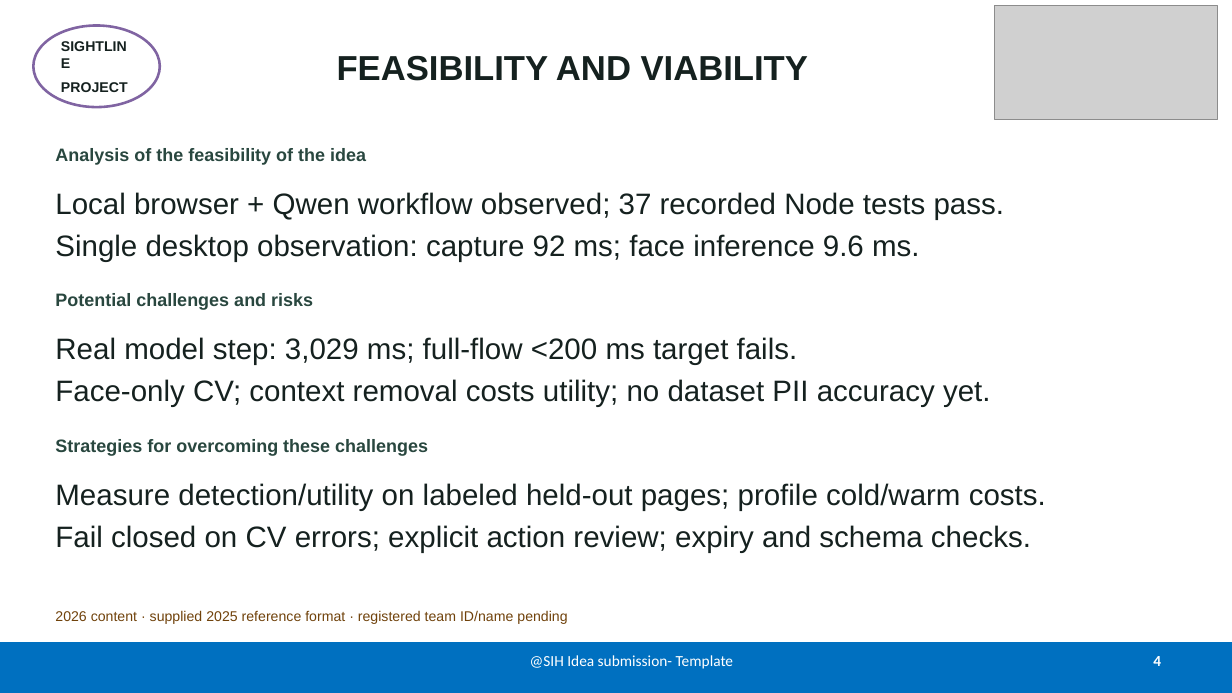
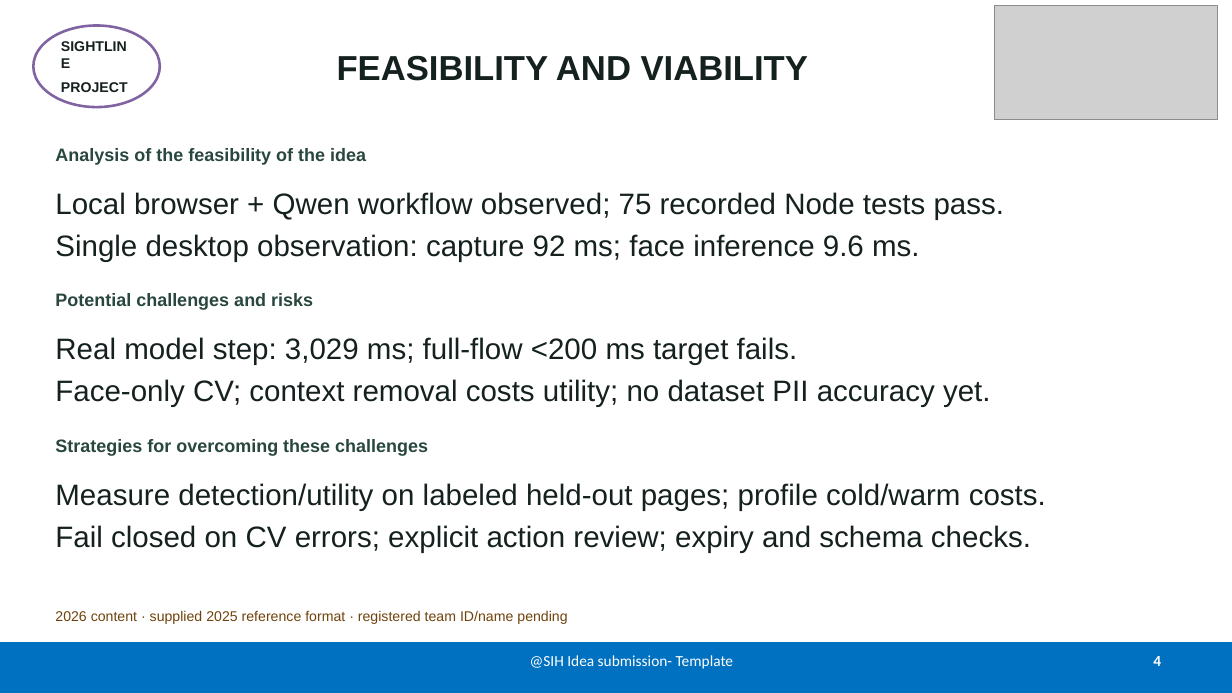
Before and after one commit to francisreubenr-rvu/sih-2026, a slide deck: slide 4 of Docs/submission-deck.pptx. Drawn at 1232x693 pixels with LibreOffice and Linux fonts; fonts in the diff are those of the drawing; grey boxes stand for pictures. Boxes give left, top, right and bottom in pixels: in the first picture for what was removed or moved away, otherwise in the second. Text is boxed around its words. In the diff, an @@ line names an element or a change of style, - is before the commit and + after.

```diff
--- a/Docs/submission-deck.pptx
+++ b/Docs/submission-deck.pptx
@@ text at bbox=[55, 192, 1005, 220]: text changed @@
-Local browser + Qwen workflow observed; 37 recorded Node tests pass.
+Local browser + Qwen workflow observed; 75 recorded Node tests pass.
```
Also in this commit, not shown: 14 other files.
